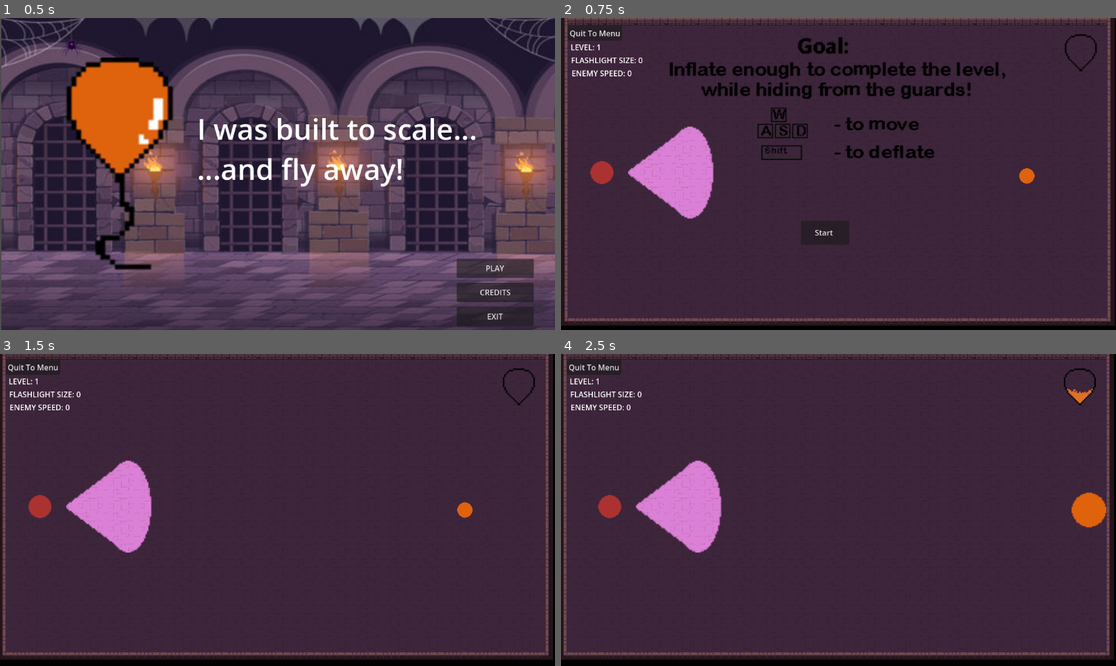
Above: before the commit, frames 1-4 (two rows, left to right).
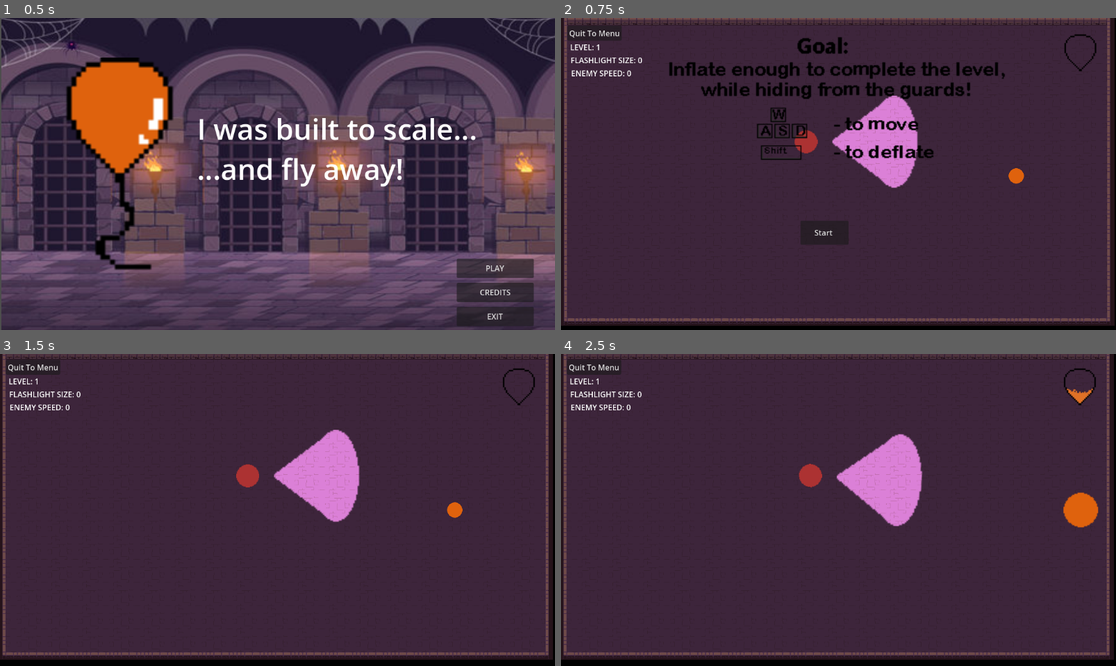
Above: after the commit, the same moments.

Repository: robliv/gamejam2024
Game: Godot game, scene res://scenes/game_manager.tscn
The game is run twice, just before and just after one commit, with the same random seed, the same clock (stepped at 60 frames per second) and the same inputs.
Inputs:
- Up to frame 1 (0.5 s): no input
- Up to frame 2 (0.75 s): click "PLAY" at 0.5 s
- Up to frame 3 (1.5 s): click "Start" at 1.25 s
- Up to frame 4 (2.5 s): tap Enter (ui_accept) at 2, 2.27 s; hold D (move_right) from 2.03 s (still down)

Frame 1 is identical in both runs. In frame 2, 7.4% of the frame differs, in the area x 0-99%, y 0-99%; in frame 3, 6.3%; in frame 4, 6.5%.

Commit message:
improved enemy AI + enemy scaling every 5 lvl

Diff:
--- a/project/scenes/game.tscn
+++ b/project/scenes/game.tscn
@@ -1,9 +1,8 @@
-[gd_scene load_steps=10 format=3 uid="uid://d1y4aagwioo61"]
+[gd_scene load_steps=9 format=3 uid="uid://d1y4aagwioo61"]
 
 [ext_resource type="Script" path="res://scripts/game.gd" id="1_fkfh4"]
 [ext_resource type="PackedScene" uid="uid://btfdqd48x8bi1" path="res://scenes/game_room.tscn" id="2_7c3w0"]
 [ext_resource type="PackedScene" uid="uid://hmgof7efpjlm" path="res://scenes/player.tscn" id="3_3iinj"]
-[ext_resource type="PackedScene" uid="uid://bkvid3hir38ru" path="res://scenes/guard.tscn" id="3_j82o4"]
 [ext_resource type="AudioStream" uid="uid://dw4p4ssjgnhb3" path="res://assets/Dark sneaky ambient.mp3" id="5_jtqwn"]
 [ext_resource type="Texture2D" uid="uid://cg2wpq24gff" path="res://assets/controls.png" id="6_qw7v8"]
 [ext_resource type="Texture2D" uid="uid://ytjwwf6n7wy5" path="res://assets/goal.png" id="7_8fh50"]
@@ -15,6 +14,8 @@
 anchors_preset = 15
 anchor_right = 1.0
 anchor_bottom = 1.0
+offset_right = -2.0
+offset_bottom = 2.0
 grow_horizontal = 2
 grow_vertical = 2
 script = ExtResource("1_fkfh4")
@@ -33,11 +34,7 @@
 [node name="GameRoom" parent="GameRoot" instance=ExtResource("2_7c3w0")]
 
 [node name="player" parent="GameRoot" instance=ExtResource("3_3iinj")]
-position = Vector2(969, 329)
-
-[node name="Guard" parent="GameRoot" instance=ExtResource("3_j82o4")]
-position = Vector2(87, 322)
-scale = Vector2(3, 3)
+position = Vector2(948, 329)
 
 [node name="AudioStreamPlayer2D" type="AudioStreamPlayer2D" parent="."]
 stream = ExtResource("5_jtqwn")
--- a/project/scenes/guard.gd
+++ b/project/scenes/guard.gd
@@ -34,7 +34,14 @@
 
 	# Create and start the timer
 	state_timer = Timer.new()
-	state_timer.wait_time = 1.0
+
+	if current_state == EnemyState.MOVE_FORWARD:
+		state_timer.wait_time = 2
+	elif current_state == EnemyState.STAND:
+		state_timer.wait_time = 0.1
+	else:
+		state_timer.wait_time = randf_range(0.1, 0.5)
+
 	state_timer.timeout.connect(_on_state_timer_timeout)
 	add_child(state_timer)
 	state_timer.start()
@@ -50,8 +57,8 @@
 
 			# Check for collisions and react accordingly
 			if is_on_wall():
-				# If the enemy hits a wall, change to stand or change direction
-				current_state = EnemyState.CHANGE_DIRECTION  # or EnemyState.CHANGE_DIRECTION
+				direction = -direction
+				rotation_degrees = direction.angle() * 180 / PI
 
 		EnemyState.STAND:
 			# Do nothing, the enemy stands still
@@ -91,6 +98,8 @@
 		player.enter_light()
 		alertAudio.play()
 		detected = true
+	elif body.name == "TileMapLayer":
+		current_state = EnemyState.CHANGE_DIRECTION
 
 
 func _on_area_2d_body_exited(body: Node2D) -> void:
--- a/project/scenes/guard.tscn
+++ b/project/scenes/guard.tscn
@@ -11,6 +11,7 @@
 [node name="Guard" type="Node2D"]
 
 [node name="CharacterBody2D" type="CharacterBody2D" parent="."]
+scale = Vector2(3, 3)
 script = ExtResource("1_vvxp0")
 
 [node name="PointLight2D" type="PointLight2D" parent="CharacterBody2D"]
--- a/project/scripts/GLOBALS.gd
+++ b/project/scripts/GLOBALS.gd
@@ -12,6 +12,11 @@
 var player_exited_light: bool = false
 
 var game_over: bool = false
+
+
+func reset_enemy_data():
+	flashlight_size = 0.0
+	enemy_speed = 0.0
 
 func reset_game_data():
 	current_level = 1
--- a/project/scripts/game.gd
+++ b/project/scripts/game.gd
@@ -3,16 +3,41 @@
 const MAIN_MENU_SCENE_PATH = "res://scenes/menu.tscn"
 const POST_GAME_SCENE_PATH = "res://scenes/post_game_screen.tscn"
 
+const ENEMY_PREFAB = "res://scenes/guard.tscn"
+
 var menu_button
 var start_button
 var starting_info
 
+var position_range = Rect2(Vector2(50, 50), Vector2(600, 500))
+
 signal request_level
 
 func _ready():
+	if Globals.current_level % 5 == 0:
+		Globals.reset_enemy_data()
+
 	$CurrentLevelLabel.text = "LEVEL: " + str(Globals.current_level)
 	$FlashlightSizeLabel.text = "FLASHLIGHT SIZE: " + str(Globals.flashlight_size)
 	$EnemySpeedLabel.text = "ENEMY SPEED: " + str(Globals.enemy_speed)
+
+	var enemy_scene: PackedScene = load(ENEMY_PREFAB)
+
+	var enemey_count = (Globals.current_level / 5) + 1;
+
+	print("enemy count = ", enemey_count)
+
+	for n in enemey_count:
+		var instance: Node2D = enemy_scene.instantiate() as Node2D
+
+		# Set a random position
+		instance.position = Vector2(
+			randf_range(position_range.position.x, position_range.position.x + position_range.size.x),
+			randf_range(position_range.position.y, position_range.position.y + position_range.size.y)
+		)
+
+		# Add the instance to the current node (which is the parent)
+		$GameRoot.add_child(instance)
 
 	starting_info = $StartingInfo
 
